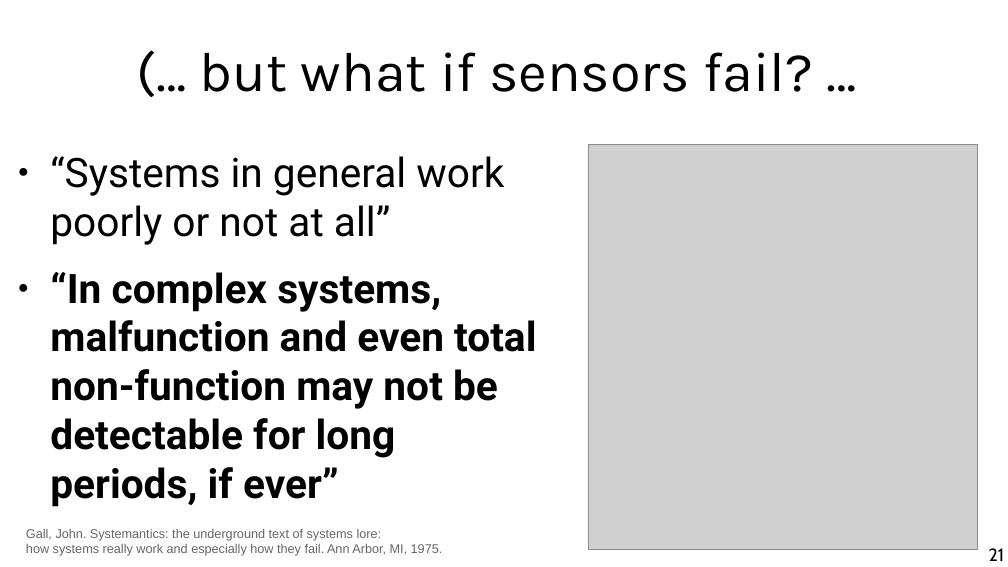
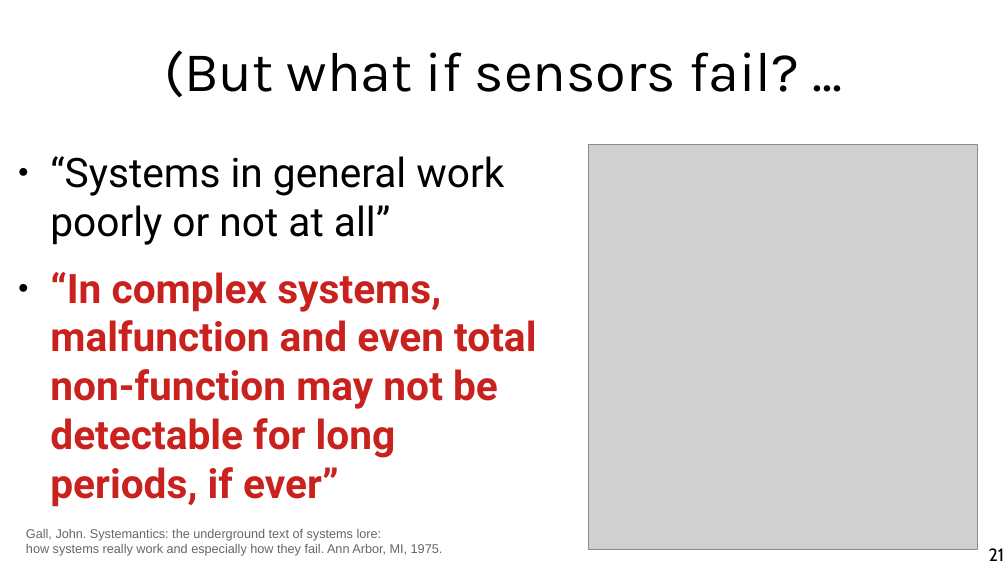
Before and after one commit to chatox/data-mining-course, a slide deck: slide 21 of theory/odp/tt29_forecasting.odp. Drawn at 1008x567 pixels with LibreOffice and Linux fonts; fonts in the diff are those of the drawing; grey boxes stand for pictures. Boxes give left, top, right and bottom in pixels: in the first picture for what was removed or moved away, otherwise in the second. Text is boxed around its words. In the diff, an @@ line names an element or a change of style, - is before the commit and + after.

```diff
--- a/theory/odp/tt29_forecasting.odp
+++ b/theory/odp/tt29_forecasting.odp
@@ title at (164,50,799,97): text changed @@
-(… but what if sensors fail? …
+(But what if sensors fail? ...
@@ text at (50,272,536,507): text colour #000000 to #C9211E in "“In complex systems, malfunction and even total ..." @@
```
Also in this commit, not shown: 13 other slides changed, 6 other files.
